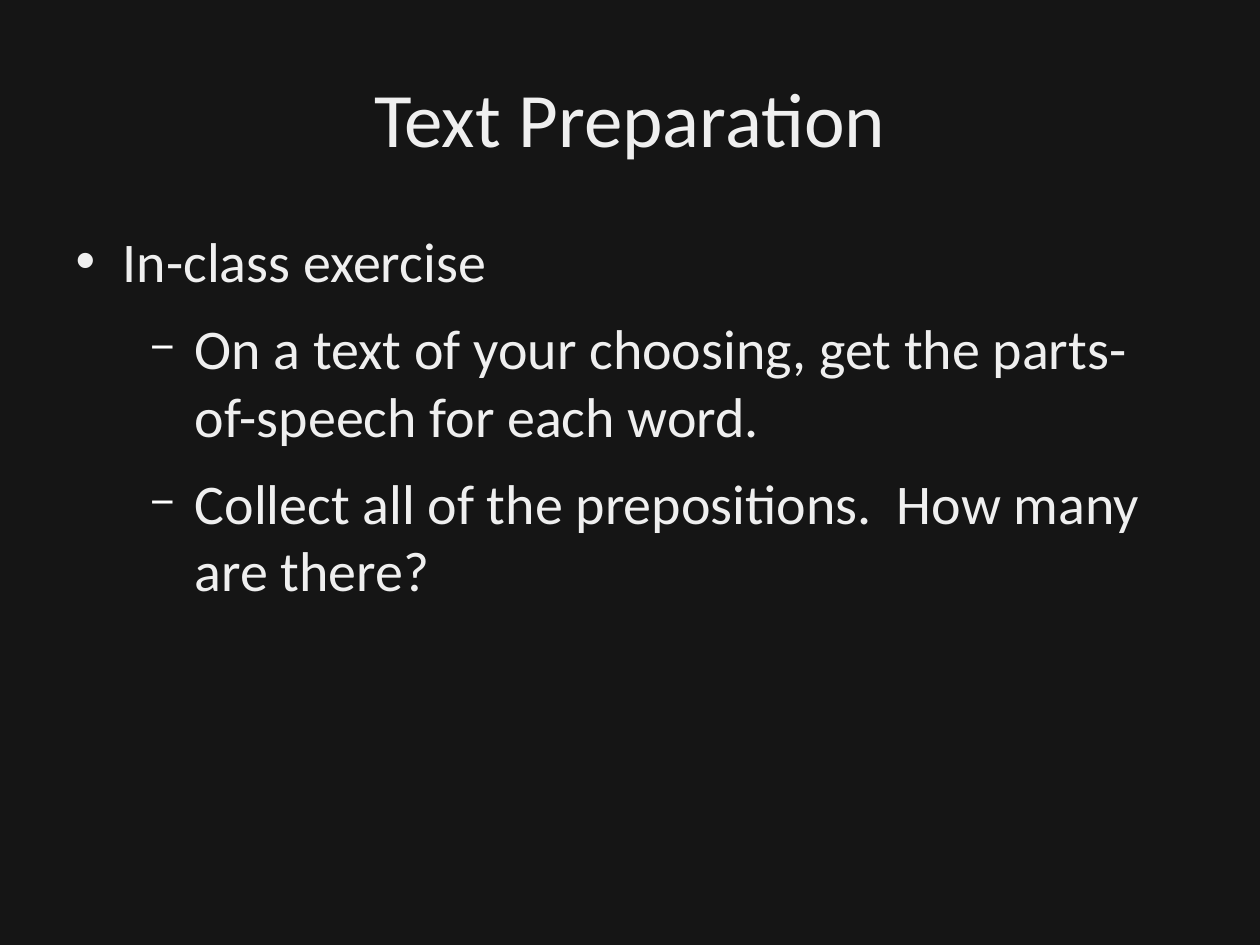
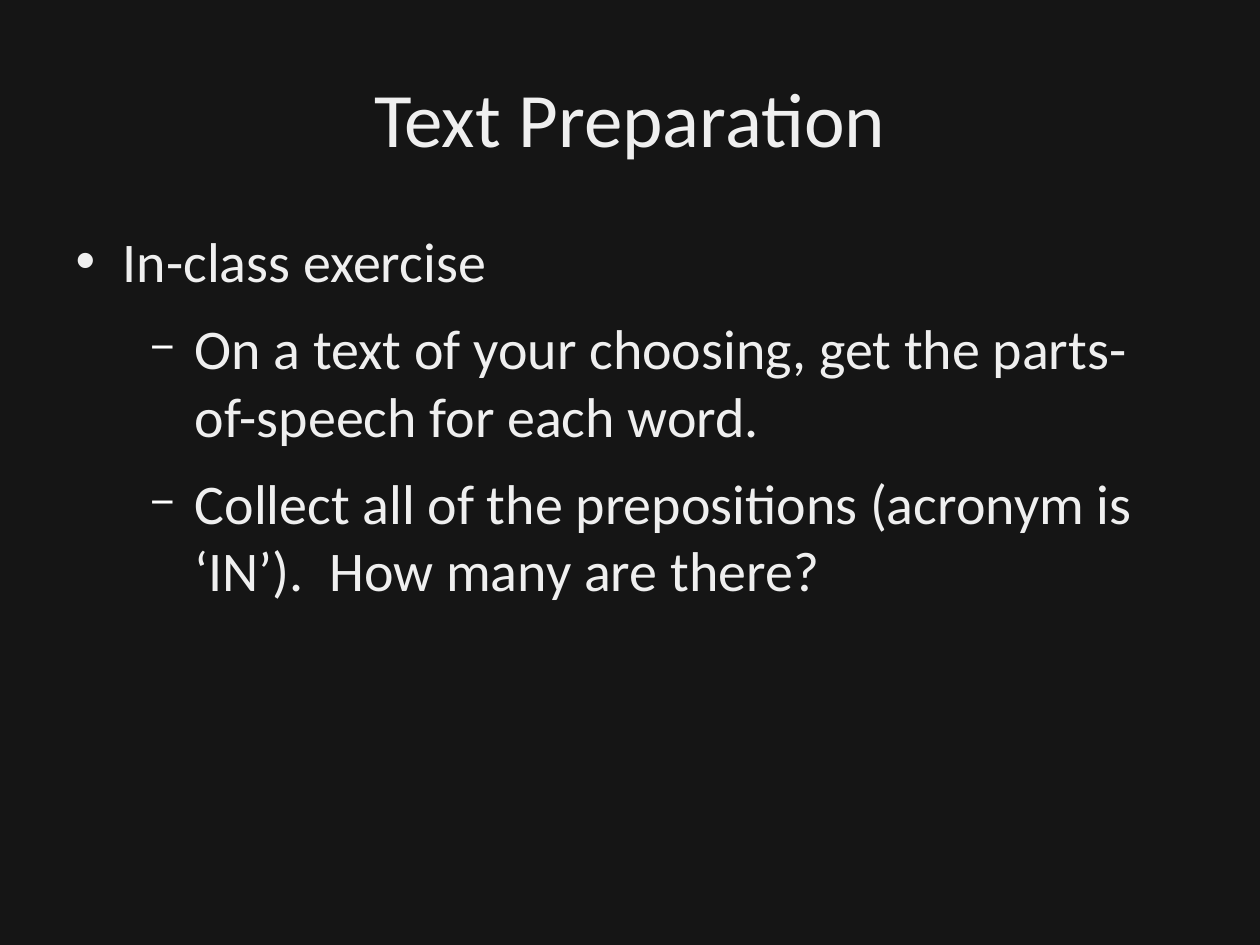
Before and after one commit to dbowmans46/PracticalProgramming, a slide deck: slide 34 of Session 7 - Python/Instructional Material/Session 7 - Python Brief Intro to NLP.odp (slide 31 before the commit). Drawn at 1260x945 pixels with LibreOffice and Linux fonts; fonts in the diff are those of the drawing; background and template pictures are left out; a plain dark background stands for a picture behind light text. Boxes give left, top, right and bottom in pixels: in the first picture for what was removed or moved away, otherwise in the second. Text is boxed around its words. In the diff, an @@ line names an element or a change of style, - is before the commit and + after.

```diff
--- a/Session 7 - Python/Instructional Material/Session 7 - Python Brief Intro to NLP.odp
+++ b/Session 7 - Python/Instructional Material/Session 7 - Python Brief Intro to NLP.odp
@@ text at [195, 483, 1132, 600]: text changed @@
-  − Collect all of the prepositions. How many are there?
+  − Collect all of the prepositions (acronym is ‘IN’). How many are there?
```
Also in this commit, not shown: 7 other slides changed, 6 slides added.
